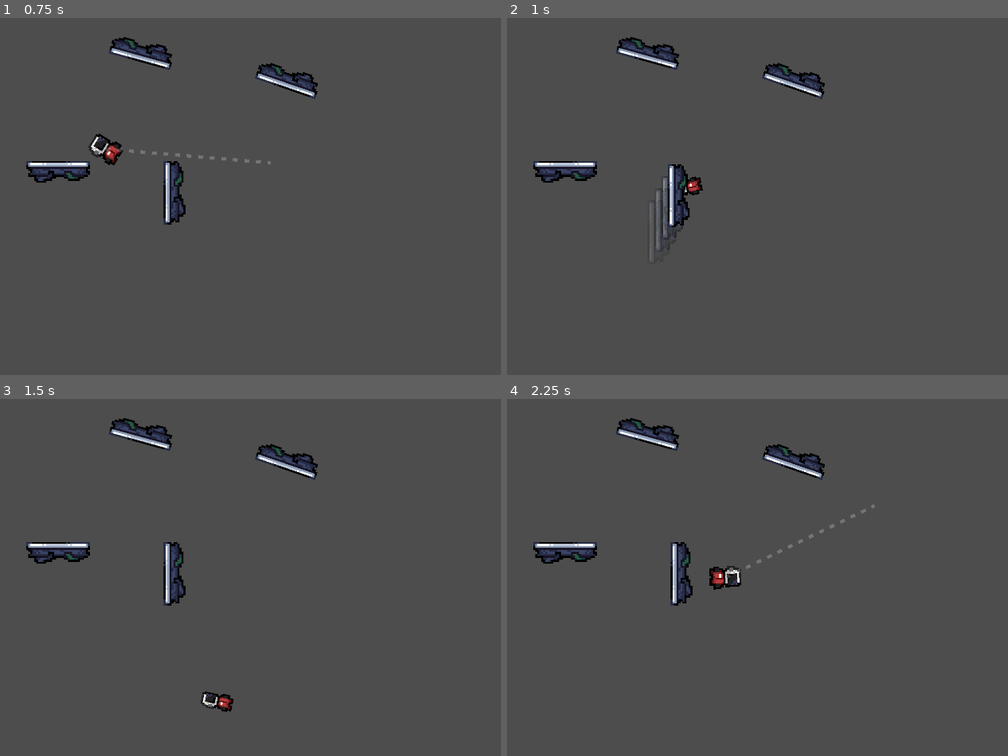
Above: before the commit, frames 1-4 (two rows, left to right).
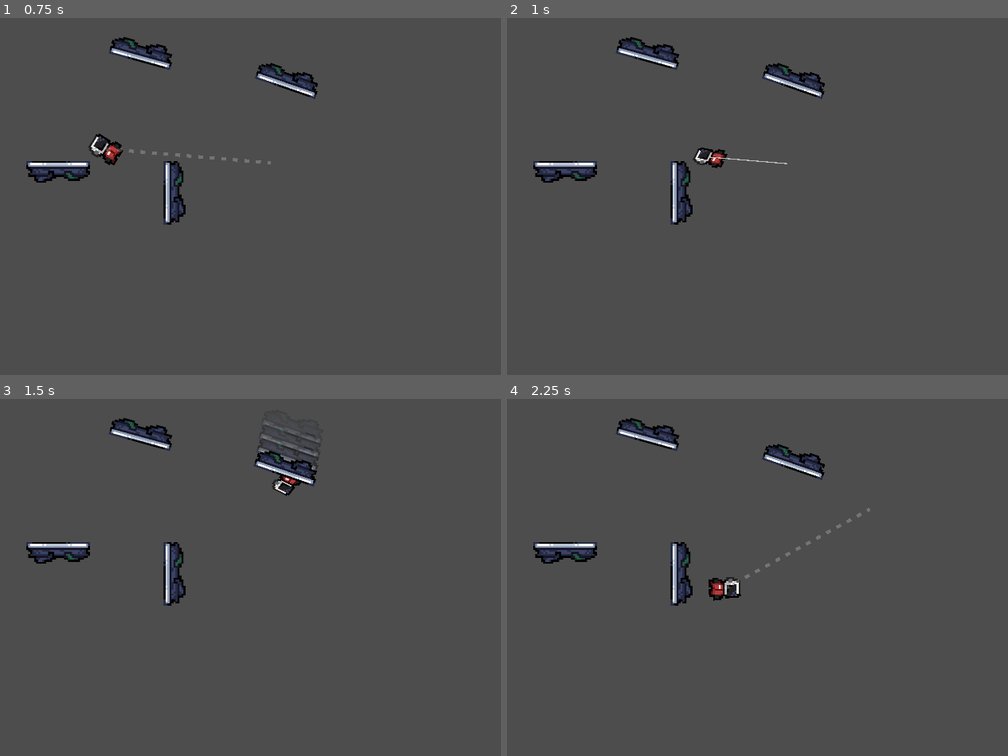
Above: after the commit, the same moments.

Repository: DrWine/IdidNotCrash
Game: Godot game, scene res://Levels/Dev/test.tscn
Same seed, same stepped clock (60 frames per second), same inputs: the game is played once before the commit and once after it. The project has no main scene, so this scene is started directly.
Inputs (mouse positions are in pixels of both pictures, inside the frame that each line leads up to):
- Up to frame 1 (0.75 s): tap Enter at 0.5 s; move the mouse to (455, 178) at 0.52 s; hold D (Right) from 0.53 s (still down); tap Space (Ability1) at 0.6 s
- Up to frame 2 (1 s): keep holding D (Right); click (962, 178) at 0.8 s
- Up to frame 3 (1.5 s): move the mouse to (190, 595) at 1.27 s; release D (Right) at 1.28 s; hold S (Down) from 1.28 s (still down); click (190, 595) at 1.35 s
- Up to frame 4 (2.25 s): tap Space (Ability1) at 1.55, 2.1 s; move the mouse to (887, 498) at 2.02 s; release S (Down) at 2.03 s; hold D (Right) from 2.03 s (still down)

Frame 1 is identical in both runs. In frame 2, 1.3% of the frame differs, in the area x 29-56%, y 36-65%; in frame 3, 1.4%, in the area x 40-64%, y 6-88%; in frame 4, 0.7%.

Commit message:
kinda good garpling hook

Diff:
--- a/Objects/Player/player.tscn
+++ b/Objects/Player/player.tscn
@@ -118,3 +118,7 @@
 
 [node name="GraplingHookComp" type="Node2D" parent="."]
 script = ExtResource("7_bpp7x")
+
+[node name="DashedLine" parent="GraplingHookComp" instance=ExtResource("7_jllbl")]
+
+[node name="GraplingHook" type="Line2D" parent="GraplingHookComp"]
--- a/Scripts/Components/grapling_hook_comp.gd
+++ b/Scripts/Components/grapling_hook_comp.gd
@@ -1,7 +1,9 @@
 extends Node2D
+
 @onready var parent: Player = $".."
-
 var is_swinging = false
+var is_aiming = false
+var is_throwing_hook = false
 var grapple_point = Vector2.ZERO
 var radius = 0.0
 var angle = 0.0
@@ -10,58 +12,132 @@
 const BASE_ANGULAR_SPEED = 3.0
 const MAX_LINEAR_SPEED = 600.0
 const MIN_ANGULAR_SPEED = 1.0
+const HOOK_THROW_SPEED = 2000.0
+
+@onready var grappling_hook: Line2D = $GraplingHook
+@onready var dashed_line: DashedLine = $DashedLine
+@onready var launch_ability_comp: Node2D = $"../LaunchAbilityComp"
+
+
+var hook_tween: Tween
+var hook_local_pos = Vector2.ZERO
+
+func _ready() -> void:
+	dashed_line.trans_color(Color(1,1,1,0), 0)
+	dashed_line.clear_points()
+	dashed_line.add_point(Vector2.ZERO)
+	dashed_line.add_point(Vector2.ZERO)
+
+	grappling_hook.clear_points()
+	grappling_hook.add_point(Vector2.ZERO)
+	grappling_hook.add_point(Vector2.ZERO)
+	grappling_hook.width = 3
+	grappling_hook.default_color = Color.GRAY
+
+func _process(delta: float) -> void:
+	if Input.is_action_just_pressed("Ability2"):
+		if not is_swinging:
+			is_aiming = true
+			parent.set_time_scale(0.2)
+			dashed_line.trans_color(Color.CYAN, 0.1)
+
+	if is_aiming:
+		update_grapple_trajectory()
+
+	if is_swinging:
+		update_hook_line()
+
+func update_grapple_trajectory():
+	var mouse_pos = get_global_mouse_position()
+	var direction = (mouse_pos - global_position).normalized()
+	var distance = global_position.distance_to(mouse_pos)
+	dashed_line.points[0] = Vector2.ZERO
+	dashed_line.points[1] = direction * min(distance, 500)
+
+func hide_trajectory_line():
+	dashed_line.trans_color(Color(1,1,1,0), 0.1)
+
+func animate_hook_throw(target_global_pos: Vector2):
+	is_throwing_hook = true
+	hook_local_pos = Vector2.ZERO
+
+	if hook_tween:
+		hook_tween.kill()
+
+	hook_tween = create_tween()
+	var throw_distance = global_position.distance_to(target_global_pos)
+	var throw_time = throw_distance / HOOK_THROW_SPEED
+
+	var target_local_pos = to_local(target_global_pos)
+	hook_tween.tween_method(update_hook_position, Vector2.ZERO, target_local_pos, throw_time)
+	hook_tween.tween_callback(start_swinging)
+
+func update_hook_position(local_pos: Vector2):
+	hook_local_pos = local_pos
+	grappling_hook.points[0] = Vector2.ZERO
+	grappling_hook.points[1] = hook_local_pos
+
+func update_hook_line():
+	var hook_local_pos = to_local(grapple_point)
+	grappling_hook.points[0] = Vector2.ZERO
+	grappling_hook.points[1] = hook_local_pos
+
+func start_swinging():
+	launch_ability_comp.force_stop()
+	is_throwing_hook = false
+
+	grapple_point = to_global(hook_local_pos)
+
+	var to_player = parent.global_position - grapple_point
+	radius = to_player.length()
+	if radius == 0:
+		radius = 1
+	angle = to_player.angle()
+	var to_player_norm = to_player.normalized()
+	var t_hat = Vector2(-to_player_norm.y, to_player_norm.x)
+	var tangent_sign = sign(parent.velocity.dot(t_hat))
+	if tangent_sign == 0:
+		tangent_sign = 1
+	angular_speed = BASE_ANGULAR_SPEED * radius * tangent_sign
+	var linear_speed = abs(angular_speed * radius)
+	if linear_speed > MAX_LINEAR_SPEED:
+		linear_speed = MAX_LINEAR_SPEED
+		angular_speed = (linear_speed / radius) * tangent_sign
+	if abs(angular_speed) < MIN_ANGULAR_SPEED:
+		angular_speed = MIN_ANGULAR_SPEED * tangent_sign
+
+	is_swinging = true
+	parent.is_grappling = true
+
+func hide_hook():
+	grappling_hook.clear_points()
+	grappling_hook.add_point(Vector2.ZERO)
+	grappling_hook.add_point(Vector2.ZERO)
 
 func _physics_process(delta: float) -> void:
+	if Input.is_action_just_released("Ability2"):
+		if is_aiming:
+			parent.set_time_scale(1)
+			hide_trajectory_line()
+			is_aiming = false
 
+		if not is_swinging and not is_throwing_hook:
+			var mouse_pos = get_global_mouse_position()
+			var direction = (mouse_pos - global_position).normalized()
+			var distance = global_position.distance_to(mouse_pos)
+			var clamped_distance = min(distance, 500)
 
-	if Input.is_action_just_released("Ability2"):
-		if not is_swinging:
-			# START grappling
-			grapple_point = get_global_mouse_position()
+			var target_global_pos = global_position + direction * clamped_distance
+			animate_hook_throw(target_global_pos)
 
-			var to_player = parent.global_position - grapple_point
-			radius = to_player.length()
-			if radius == 0:
-				radius = 1
-
-			angle = to_player.angle()
-
-			# Compute tangent direction
-			var to_player_norm = to_player.normalized()
-			var t_hat = Vector2(-to_player_norm.y, to_player_norm.x)  # CCW tangent
-
-			# Determine swing direction based on initial velocity
-			var tangent_sign = sign(parent.velocity.dot(t_hat))
-			if tangent_sign == 0:
-				tangent_sign = 1  # default to CCW if velocity is zero
-
-			# Base angular speed
-			angular_speed = BASE_ANGULAR_SPEED * radius * tangent_sign
-
-			# Clamp linear speed
-			var linear_speed = abs(angular_speed * radius)
-			if linear_speed > MAX_LINEAR_SPEED:
-				linear_speed = MAX_LINEAR_SPEED
-				angular_speed = (linear_speed / radius) * tangent_sign
-
-			# Minimum angular speed
-			if abs(angular_speed) < MIN_ANGULAR_SPEED:
-				angular_speed = MIN_ANGULAR_SPEED * tangent_sign
-
-			is_swinging = true
-			parent.is_grappling = true
-
-		else:
-			# STOP grappling
+		elif is_swinging:
 			is_swinging = false
 			parent.is_grappling = false
+			hide_hook()
 
-	# Apply swing motion
 	if is_swinging:
 		angle += angular_speed * delta
-
 		var new_pos = grapple_point + Vector2(cos(angle), sin(angle)) * radius
 		parent.global_position = new_pos
-
-		var tangent_dir = Vector2(-sin(angle), cos(angle)) * sign(angular_speed)  # dynamic direction
+		var tangent_dir = Vector2(-sin(angle), cos(angle)) * sign(angular_speed)
 		parent.velocity = tangent_dir * abs(angular_speed) * radius
--- a/Scripts/Components/launch_ability_comp.gd
+++ b/Scripts/Components/launch_ability_comp.gd
@@ -82,3 +82,14 @@
 
 	if reset_on_landing:
 		mid_air_jump_used = false
+
+func force_stop() -> void:
+	fly_velocity = Vector2.ZERO
+	parent.velocity = Vector2.ZERO
+	parent.is_flying = false
+	flight_landed_cooldown = false
+	is_aiming = false
+	mid_air_jump_used = false if reset_on_landing else mid_air_jump_used
+	parent.set_time_scale(1)
+	hide_trajectory_line()
+	coll.set_scale(Vector2(1, 1))
